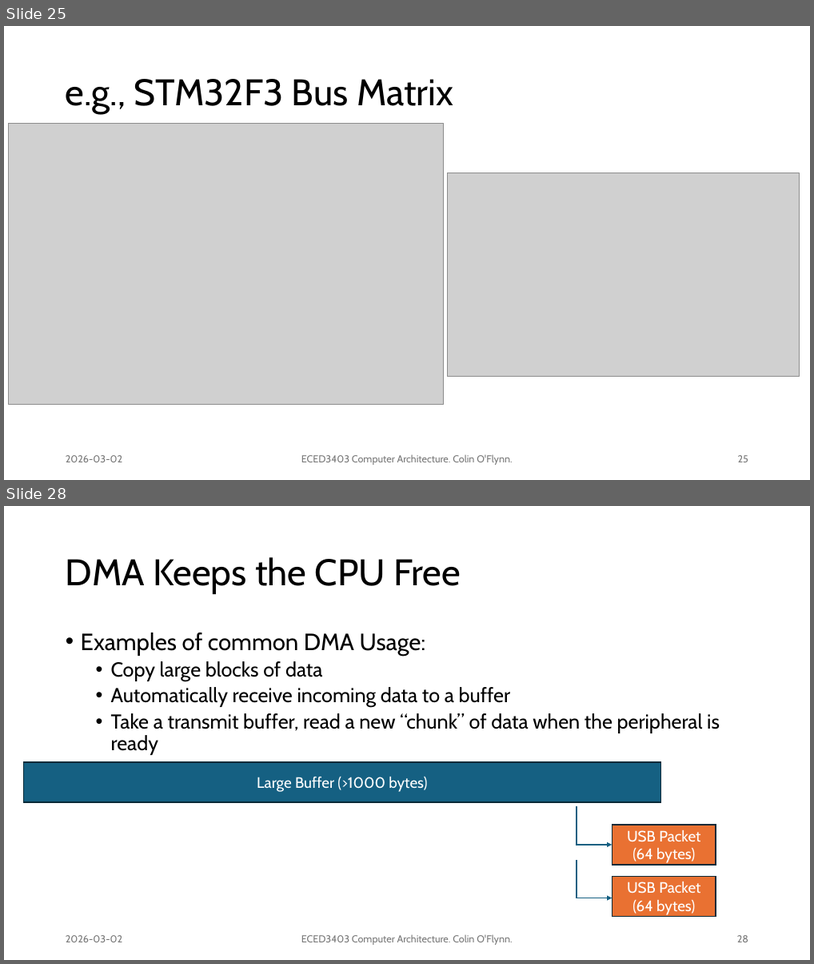
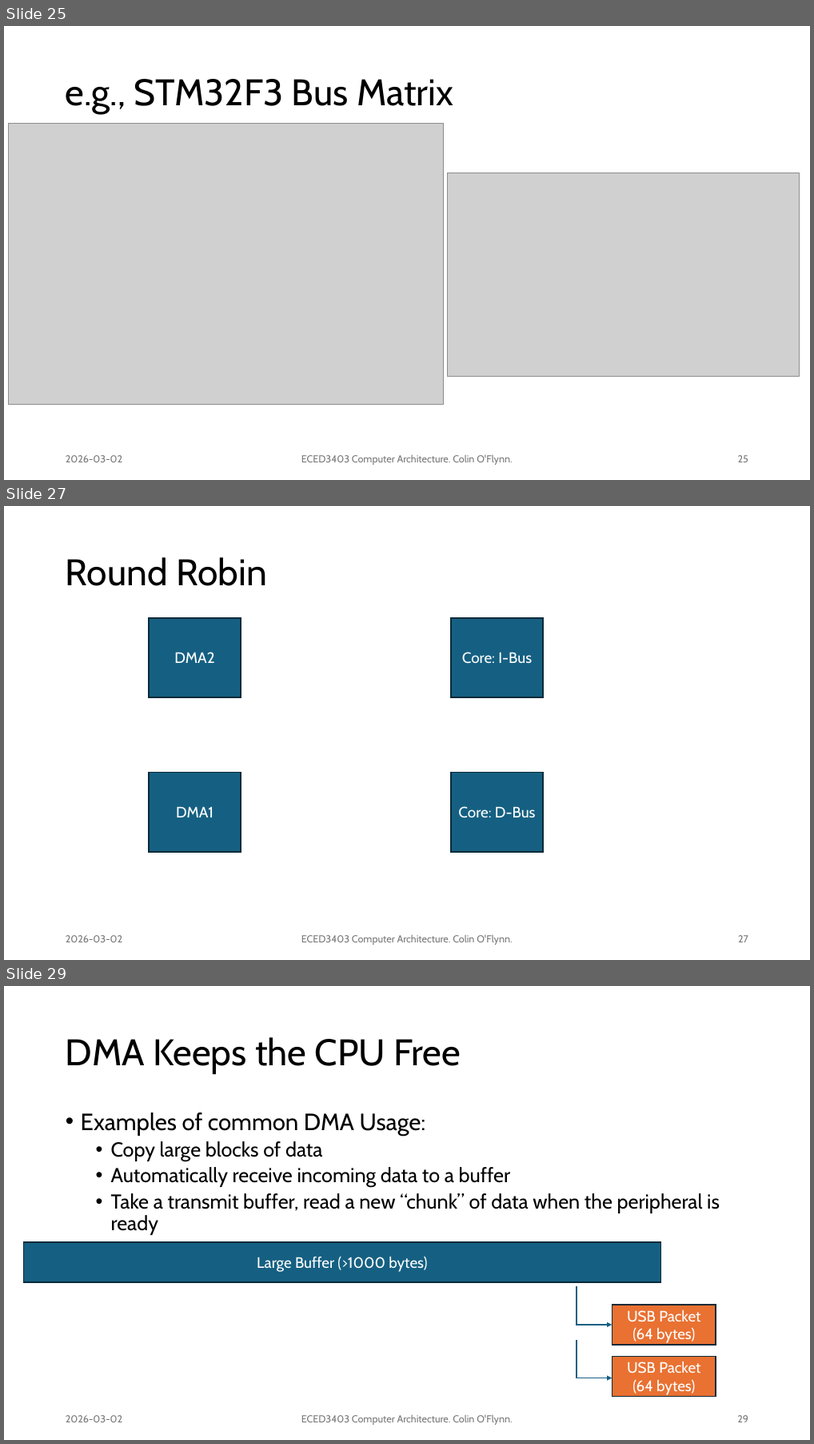
Before and after one commit to colinoflynn/eced3403-computer-architecture, a slide deck: slides/3403 - 4.1 - Memory Busses.pptx. Shown one above the other, each under a label of ours: slides 25 and 28 before the commit, slides 25, 27 and 29 after it; the slides between them are not shown. The pictures are 814x964 and 814x1444 pixels, drawn with LibreOffice and Linux fonts; fonts in the diff are those of the drawing; grey boxes stand for pictures. Boxes give left, top, right and bottom in pixels: in the first picture for what was removed or moved away, otherwise in the second. Text is boxed around its words. In the diff, an @@ line names an element or a change of style, - is before the commit and + after.

```diff
--- a/slides/3403 - 4.1 - Memory Busses.pptx
+++ b/slides/3403 - 4.1 - Memory Busses.pptx
@@ slide 27 added at bbox=[4, 506, 810, 960], background #FFFFFF @@
@@ title added at bbox=[66, 557, 267, 586], 44 pt, text #000000 @@
+Round Robin
@@ rectangle added at bbox=[149, 618, 241, 697], fill #156082, outline #092A39 1.5 pt, 18 pt, text #FFFFFF @@
+DMA2
@@ rectangle added at bbox=[451, 618, 543, 697], fill #156082, outline #092A39 1.5 pt, 18 pt, text #FFFFFF @@
+Core: I-Bus
@@ rectangle added at bbox=[149, 772, 241, 852], fill #156082, outline #092A39 1.5 pt, 18 pt, text #FFFFFF @@
+DMA1
@@ rectangle added at bbox=[451, 772, 543, 852], fill #156082, outline #092A39 1.5 pt, 18 pt, text #FFFFFF @@
+Core: D-Bus
@@ text added at bbox=[66, 935, 122, 942], 12 pt, text #797979 @@
+2026-03-02
@@ text added at bbox=[302, 934, 512, 944], 12 pt, text #797979 @@
+ECED3403 Computer Architecture. Colin O'Flynn.
@@ page number added at bbox=[738, 935, 749, 942], 12 pt, text #797979 @@
+27
@@ what was slide 28 is now slide 29 @@
@@ page number at bbox=[738, 1415, 749, 1422]: text changed @@
-28
+29
```
Also in this commit, not shown: 30 slides changed, 4 other slides added.
